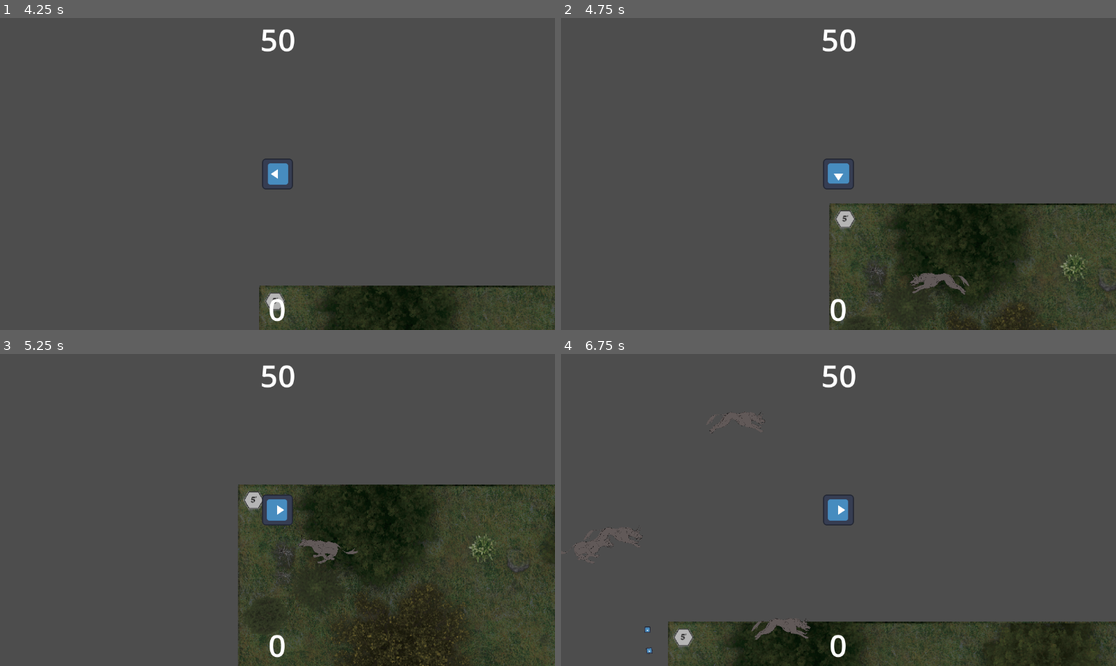
Above: before the commit, frames 1-4 (two rows, left to right).
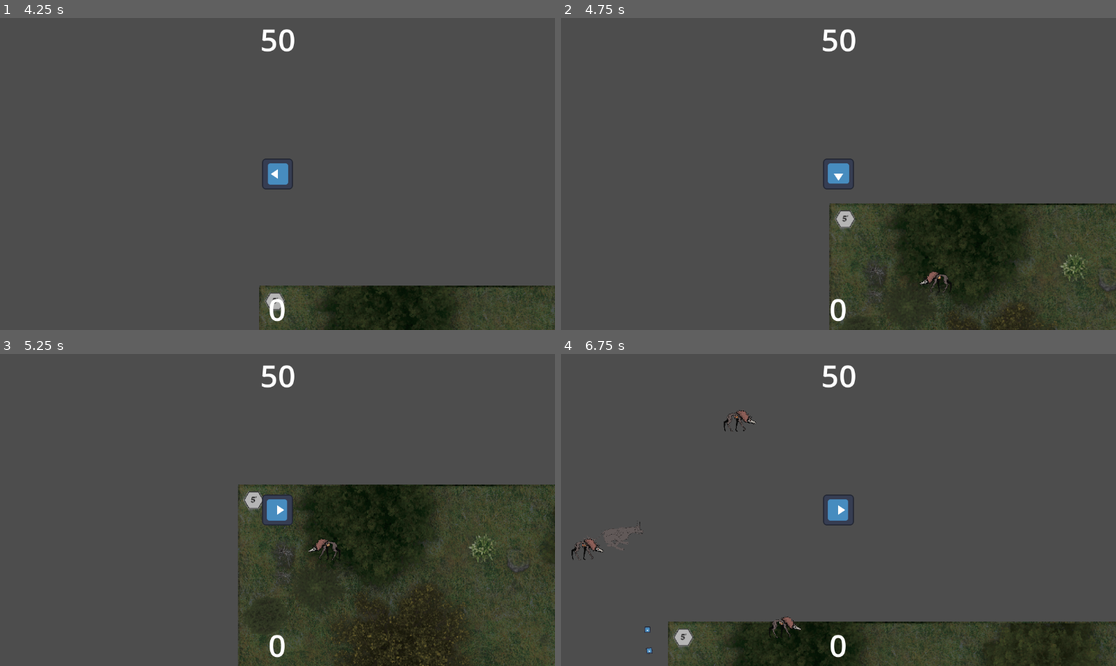
Above: after the commit, the same moments.

Repository: Evanev7/stellub
Game: Godot game, scene res://scenes/main.tscn
Two runs of this game, one before a commit and one after it. Both use one fixed random seed, a clock stepped at 60 frames per second and the inputs below. The engine's default icon, where the game draws it, is replaced by a stand-in: a white triangle on a blue panel in a dark square.
Inputs (mouse positions are in pixels of both pictures, inside the frame that each line leads up to):
- Up to frame 1 (4.25 s): click "Play" at 0.5 s; tap Enter at 1.25 s; move the mouse to (249, 236) at 1.27 s; hold W (move_up) 1.28-2.78 s; click (249, 236) at 1.35 s; move the mouse to (444, 220) at 2.02 s; tap Shift (walk) at 2.1, 3.6 s; move the mouse to (111, 127) at 2.77 s; hold A (move_left) from 2.78 s (still down); click (111, 127) at 2.85 s; move the mouse to (305, 174) at 3.52 s
- Up to frame 2 (4.75 s): move the mouse to (755, 96) at 4.27 s; release A (move_left) at 4.28 s; hold S (move_down) from 4.28 s (still down); click (755, 96) at 4.35 s
- Up to frame 3 (5.25 s): move the mouse to (399, 494) at 5.02 s; release S (move_down) at 5.03 s; hold D (move_right) from 5.03 s (still down); tap Shift (walk) at 5.1 s
- Up to frame 4 (6.75 s): move the mouse to (727, 525) at 5.77 s; release D (move_right) at 5.78 s; hold W (move_up) 5.78-6.53 s; click (727, 525) at 5.85 s; move the mouse to (894, 441) at 6.52 s; hold D (move_right) from 6.53 s (still down); tap Shift (walk) at 6.6 s

Frame 1 is identical in both runs. In frame 2, 0.3% of the frame differs, in the area x 62-74%, y 81-89%; in frame 3, 0.3%; in frame 4, 0.6%, in the area x 0-45%, y 18-92%.

Commit message:
add dog asset

Diff:
--- a/scenes/enemy.tscn
+++ b/scenes/enemy.tscn
@@ -1,9 +1,10 @@
-[gd_scene load_steps=9 format=3 uid="uid://dpjckt12ipcw2"]
+[gd_scene load_steps=10 format=3 uid="uid://dpjckt12ipcw2"]
 
 [ext_resource type="Script" path="res://scripts/enemy.gd" id="1_oyorq"]
 [ext_resource type="Texture2D" uid="uid://d0qgo0jnuolls" path="res://art/demon_dog_run_1.png" id="2_1l0gx"]
 [ext_resource type="Texture2D" uid="uid://pmeorsjas4tw" path="res://art/demon_dog_run_2.png" id="3_uf2d1"]
 [ext_resource type="Script" path="res://scripts/hitbox.gd" id="4_s0kts"]
+[ext_resource type="Texture2D" uid="uid://bk3vxhcckppe1" path="res://art/demon_dog.png" id="4_vvkjo"]
 [ext_resource type="Script" path="res://scripts/hurtbox.gd" id="5_rch1e"]
 
 [sub_resource type="SpriteFrames" id="SpriteFrames_h2nmm"]
@@ -18,6 +19,14 @@
 "loop": true,
 "name": &"default",
 "speed": 5.0
+}, {
+"frames": [{
+"duration": 1.0,
+"texture": ExtResource("4_vvkjo")
+}],
+"loop": true,
+"name": &"dog",
+"speed": 5.0
 }]
 
 [sub_resource type="CapsuleShape2D" id="CapsuleShape2D_vkhqn"]
@@ -29,14 +38,13 @@
 height = 110.0
 
 [node name="Enemy" type="CharacterBody2D"]
-scale = Vector2(0.6, 0.6)
 motion_mode = 1
 script = ExtResource("1_oyorq")
 
 [node name="AnimatedSprite2D" type="AnimatedSprite2D" parent="."]
 scale = Vector2(0.07, 0.07)
 sprite_frames = SubResource("SpriteFrames_h2nmm")
-frame_progress = 0.684781
+animation = &"dog"
 
 [node name="CollisionShape2D" type="CollisionShape2D" parent="."]
 rotation = 1.5708
--- a/scripts/enemy.gd
+++ b/scripts/enemy.gd
@@ -3,7 +3,7 @@
 @export var SPEED: int = 100
 @export var MAX_HP: int = 10
 @export var DAMAGE: int = 1
-@export var value: int = 1
+@export var VALUE: int = 1
 
 var health
 var damage
@@ -31,7 +31,7 @@
 
 	if health <= 0:
 		queue_free()
-		GameState.player.hit(value)
+		GameState.player.hit(VALUE)
 
 	if animation_delay < 0:
 		pass
Binary file added: art/demon_dog.png
Not shown, added: art/demon_dog.png.import
